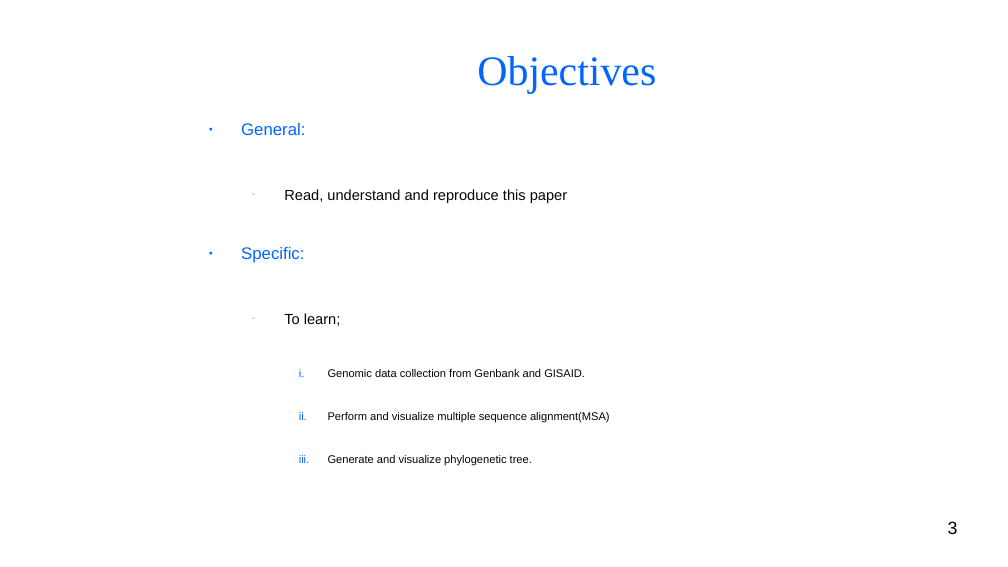
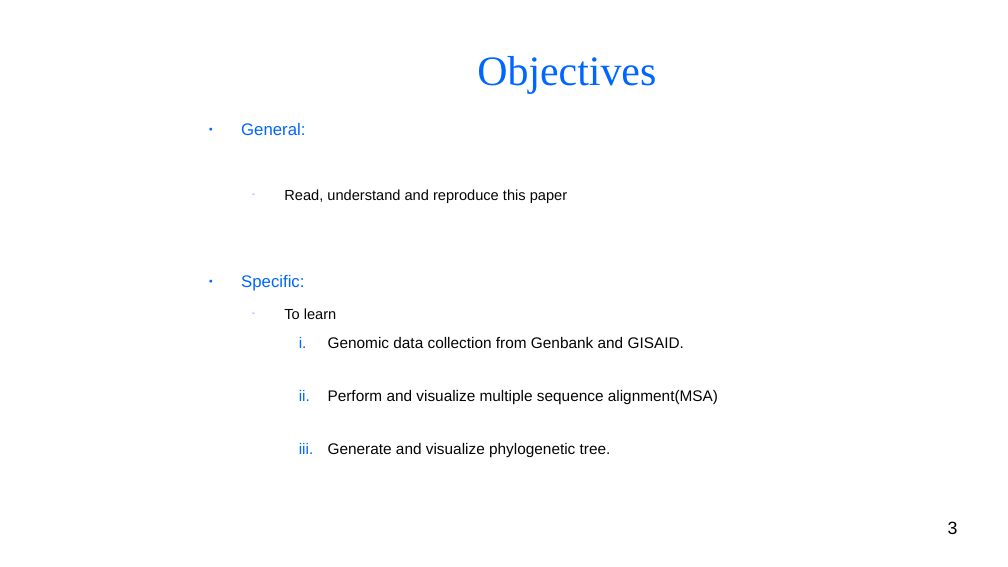
Before and after one commit to BryanAbuchery/Group_Project, a slide deck: slide 3 of Group_presentation.odp. Drawn at 1008x567 pixels with LibreOffice and Linux fonts; fonts in the diff are those of the drawing; background and template pictures are left out. Boxes give left, top, right and bottom in pixels: in the first picture for what was removed or moved away, otherwise in the second. Text is boxed around its words. In the diff, an @@ line names an element or a change of style, - is before the commit and + after.

```diff
--- a/Group_presentation.odp
+++ b/Group_presentation.odp
@@ text at [284, 308, 336, 319]: text changed @@
-  − To learn;
+  − To learn
@@ text at [328, 337, 718, 457]: size 8.8 to 12.1 pt in "Genomic data collection from Genbank and GISAID.", "Perform and visualize multiple sequence alignment(MSA)", "Generate and visualize phylogenetic tree." @@
```
Also in this commit, not shown: 2 other slides changed, 4 slides added, 3 slides removed.
